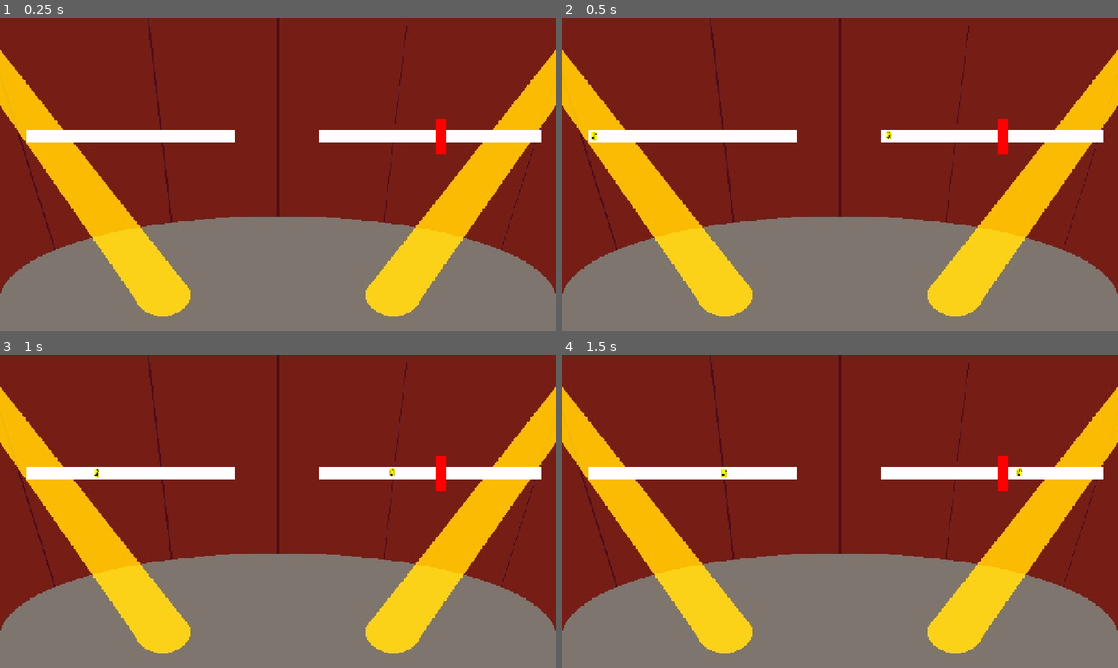
Above: before the commit, frames 1-4 (two rows, left to right).
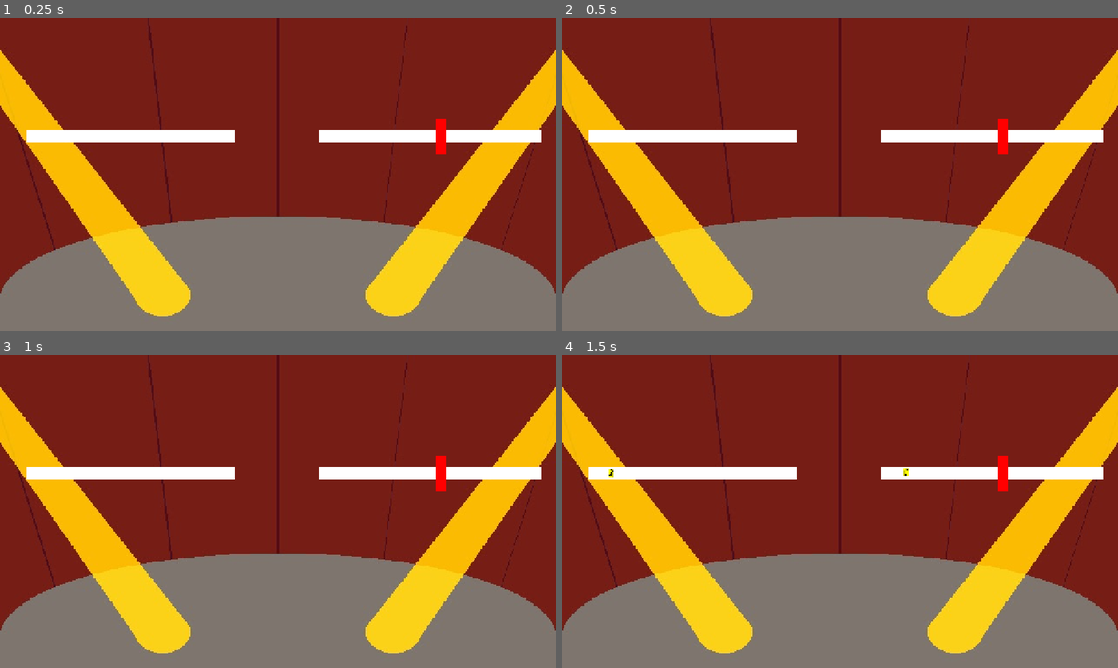
Above: after the commit, the same moments.

Repository: CAHSI-Game-Studios/CGS-project
Game: Godot game, scene res://games/gameB/scenes/GameBScene.tscn
Same seed, same stepped clock (60 frames per second), same inputs: the game is played once before the commit and once after it. This scene is started directly instead of the project's main scene.
Inputs (mouse positions are in pixels of both pictures, inside the frame that each line leads up to):
- Up to frame 1 (0.25 s): no input
- Up to frame 2 (0.5 s): no input
- Up to frame 3 (1 s): tap Enter (ui_accept) at 0.5, 0.77 s; move the mouse to (400, 495) at 0.52 s; hold W (move_up) from 0.53 s (still down); tap D (d_note) at 0.6 s; click (400, 495) at 0.67 s
- Up to frame 4 (1.5 s): move the mouse to (728, 527) at 1.27 s; release W (move_up) at 1.28 s; hold S (move_down) from 1.28 s (still down); tap J (j_note) at 1.35 s

Frame 1 is identical in both runs. In frame 2, less than 0.1% of the frame differs, in the area x 5-60%, y 36-40%; in frame 3, less than 0.1%; in frame 4, 0.1%, in the area x 8-83%, y 36-40%.
Error after the commit: Invalid access to property or key 'difficulty_selected' on a base object of type 'Node2D'. (res://games/gameB/scripts/game_b_scene.gd:93)

Commit message:
Finished implementing the difficulty changing BPM and transition

Diff:
--- a/src/games/gameB/scenes/Difficulty_Select.tscn
+++ b/src/games/gameB/scenes/Difficulty_Select.tscn
@@ -1,6 +1,9 @@
 [gd_scene format=3 uid="uid://cu50v86rnruto"]
 
+[ext_resource type="Script" uid="uid://d1ildpit7pdt3" path="res://games/gameB/scenes/difficulty_select.gd" id="1_6o0lx"]
+
 [node name="DifficultySelect" type="Node2D" unique_id=114060325]
+script = ExtResource("1_6o0lx")
 
 [node name="ColorRect" type="ColorRect" parent="." unique_id=1413096720]
 offset_right = 1280.0
@@ -24,3 +27,7 @@
 offset_top = 256.0
 offset_right = 1040.0
 offset_bottom = 528.0
+
+[connection signal="pressed" from="Easy" to="." method="_on_easy_pressed"]
+[connection signal="pressed" from="Medium" to="." method="_on_medium_pressed"]
+[connection signal="pressed" from="Hard" to="." method="_on_hard_pressed"]
--- /dev/null
+++ b/src/games/gameB/scenes/difficulty_select.gd
@@ -0,0 +1,15 @@
+extends Control
+
+signal difficulty_selected(difficulty: int)
+
+
+func _on_easy_pressed() -> void:
+	difficulty_selected.emit(0)
+
+
+func _on_medium_pressed() -> void:
+	difficulty_selected.emit(1)
+
+
+func _on_hard_pressed() -> void:
+	difficulty_selected.emit(2)
--- a/src/games/gameB/scripts/CollisionDemo.gd
+++ b/src/games/gameB/scripts/CollisionDemo.gd
@@ -29,7 +29,8 @@
 var frequency = 300
 
 func _ready() -> void:
-	$NoteTimer.wait_time = 1/(frequency / bpm)
+	interval = 60.0 / bpm
+	$NoteTimer.wait_time = interval
 	$NoteTimer.start()
 	var longest: float = 0.0
 	for lane_node in $Lanes.get_children():
--- a/src/games/gameB/scripts/game_b_scene.gd
+++ b/src/games/gameB/scripts/game_b_scene.gd
@@ -26,7 +26,7 @@
 
 ## Called when the game is added to the scene tree. Note that _ready is called BEFORE enter.
 func _ready() -> void:
-
+	to_difficulty_select()
 	#temporary boot-up will be replaced with code that does not start the player immediately in the game portion
 	current_scene = gameplay_scene.instantiate()
 	current_scene.note_speed = note_speed
@@ -83,12 +83,29 @@
 
 
 func to_difficulty_select():
-	print("changing scene")
-	current_scene.queue_free()
+	print("Changing to difficulty select")
+
+	if is_instance_valid(current_scene):
+		current_scene.queue_free()
 
 	current_scene = difficulty_select_scene.instantiate()
+
+	current_scene.difficulty_selected.connect(_on_difficulty_selected)
 	add_child(current_scene)
 
+func _on_difficulty_selected(difficulty: int) -> void:
+
+	var selected_bpm: float
+
+	match difficulty:
+		0:
+			selected_bpm = 90.0
+		1:
+			selected_bpm = 120.0
+		2:
+			selected_bpm = 180.0
+
+	start_gameplay(selected_bpm)
 #tests if the player pressed the key
 
 func _on_game_bplayer_lane_pressed(note_index: int) -> void:
@@ -104,3 +121,17 @@
 
 func player_choose_exit():
 	exit()
+func start_gameplay(selected_bpm: float) -> void:
+
+	current_scene.queue_free()
+
+	current_scene = gameplay_scene.instantiate()
+
+	current_scene.bpm = selected_bpm
+	current_scene.note_speed = note_speed
+	current_scene.frequency = note_frequency
+
+	current_scene.gameB_win.connect(win_game)
+	current_scene.gameB_loss.connect(lose_game)
+
+	add_child(current_scene)
Not shown, added: src/core/assets/Back_Walk_Desert_Skeleton.png.import
Not shown, added: src/core/assets/Back_Walk_Forest_Skeleton.png.import
Not shown, added: src/core/assets/Back_Walk_Mountain_Skeleton.png.import
Not shown, added: src/core/assets/BernieSmith_Front_Right-Sheet.png.import
Not shown, added: src/core/assets/BernieSmith_Walking_Down-Sheet.png.import
Not shown, added: src/core/assets/BernieSmith_Walking_Left-Sheet.png.import
Not shown, added: src/core/assets/BernieSmith_Walking_Right-Sheet.png.import
Not shown, added: src/core/assets/BernieSmith_Walking_Up-Sheet.png.import
Not shown, added: src/core/assets/BernieSmith_front_Left-Sheet.png.import
Not shown, added: src/core/assets/Boss_Back_View.png.import
Not shown, added: src/core/assets/Boss_Front_View.png.import
Not shown, added: src/core/assets/Boss_Right_Side.png.import
(and 57 more such lines)
